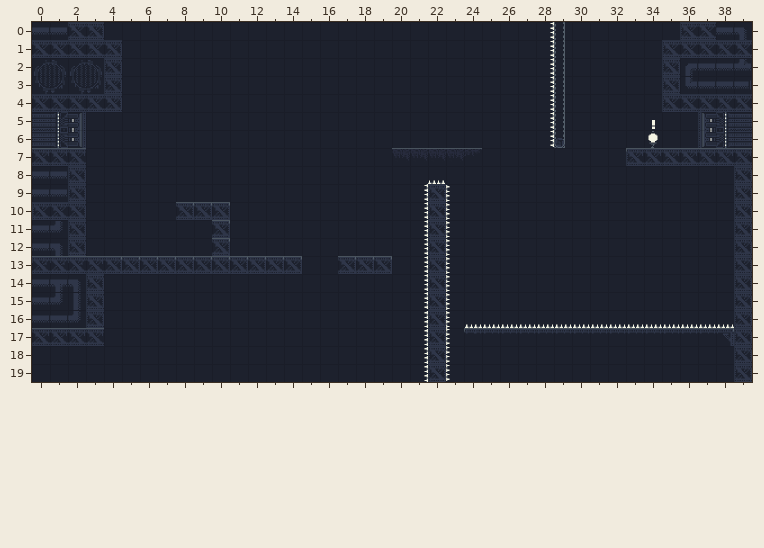
Level history. Tiled map: assets/tilemaps/platformer.tmx. This is how it looked before the edit.
Cells are 32x32 px. Shown: x 0..39, y 0..19.
After the commit:
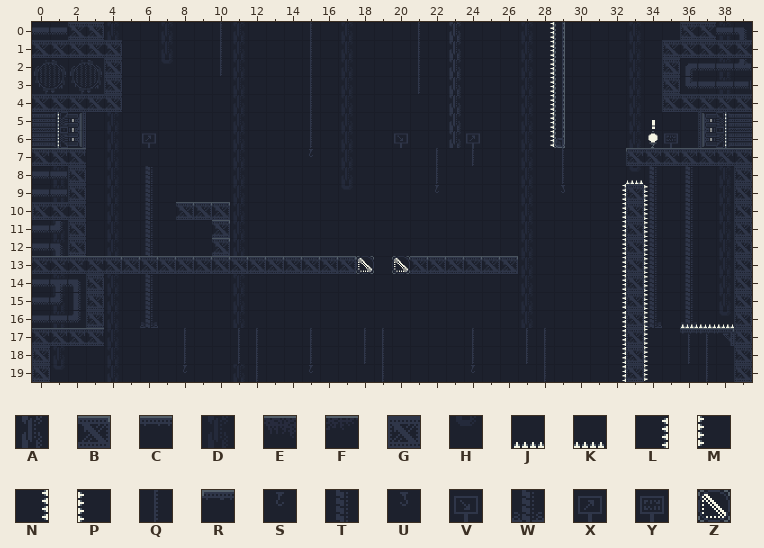
Key: from "0x72-industrial-tileset-32px-e": A 8, B 15, C 18, D 22, E 39, F 43, G 53, H 54, J 76, K 76 flipped left-right, L 76 flipped on the diagonal, M 76 flipped on the other diagonal, N 76 turned 270, P 76 turned 90, Q 96, R 108, S 128, T 145, U 160, V 176, W 177, X 208, Y 235, Z 341.
_ is an empty cell.
Tiles of an added or newly shown layer are drawn over the layers below it.
The author wrote: Wind seems to work Might still want to tweak audio distance model later
Edits made:
Layer "Background" (now shown):
y 0..2: x 10 _ -> Q; x 21 _ -> Q
y 3: x 21 _ -> Q
y 6: x 6 _ -> X; x 20 _ -> V; x 24 _ -> X; x 35 _ -> Y
y 7: x 22 _ -> Q; x 24 _ -> Q
y 8: x 6 _ -> T; x 22 _ -> Q; x 33..34 __ -> HT; x 36 _ -> T
y 9: x 6 _ -> T; x 22 _ -> S; x 34 _ -> T; x 36 _ -> T
y 10..12: x 6 _ -> T; x 34 _ -> T; x 36 _ -> T
y 13: x 34 _ -> T; x 36 _ -> T
y 14..15: x 6 _ -> T; x 34 _ -> T; x 36 _ -> T
y 16: x 6 _ -> W; x 27 _ -> D; x 34 _ -> W; x 36 _ -> W
y 17: x 8 _ -> Q; x 11..12 __ -> QQ; x 15 _ -> Q; x 18..19 __ -> QQ; x 24 _ -> Q; x 27..28 __ -> QQ; x 36..37 __ -> QQ
y 18: x 0 _ -> G; x 8 _ -> Q; x 11..12 __ -> QQ; x 15 _ -> Q; x 18..19 __ -> QQ; x 24 _ -> Q; x 27..28 __ -> QQ; x 36..37 __ -> QQ
y 19: x 0 _ -> G; x 8 _ -> S; x 12 _ -> Q; x 15 _ -> S; x 19 _ -> Q; x 24 _ -> S; x 28 _ -> Q; x 37 _ -> Q
Layer "Ground":
y 7: x 20..24 EEEEF -> _____
y 8: x 22 K -> _; x 33 _ -> K
y 9..12: x 21..23 NGP -> ___; x 32..34 ___ -> NGP
y 13: x 15..16 __ -> BB; x 18..19 BB -> __; x 21..26 NGP___ -> BBBBBB; x 32..34 ___ -> NGP
y 14..15: x 21..23 NGP -> ___; x 32..34 ___ -> NGP
y 16: x 21..35 LGPJJJJJJJJJJJJ -> ___________LGP_
y 17: x 21..35 LGMRCCCCCCCCCCC -> ___________LGM_
y 18..19: x 21..23 LGM -> ___; x 32..34 ___ -> LGM
Layer "Foreground" (now shown):
y 0..6: x 15 _ -> Q; x 23 _ -> A; x 29 _ -> Q
y 7: x 15 _ -> S; x 29 _ -> Q
y 8: x 29 _ -> Q
y 9: x 29 _ -> U
Layer "Wind" (added):
y 13: x 18 _ -> Z; x 20 _ -> Z
